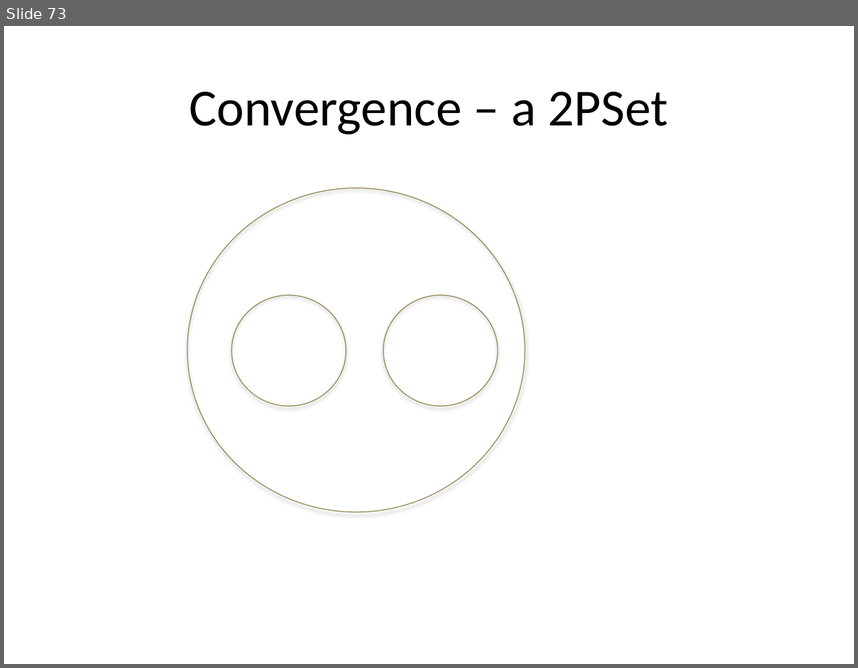
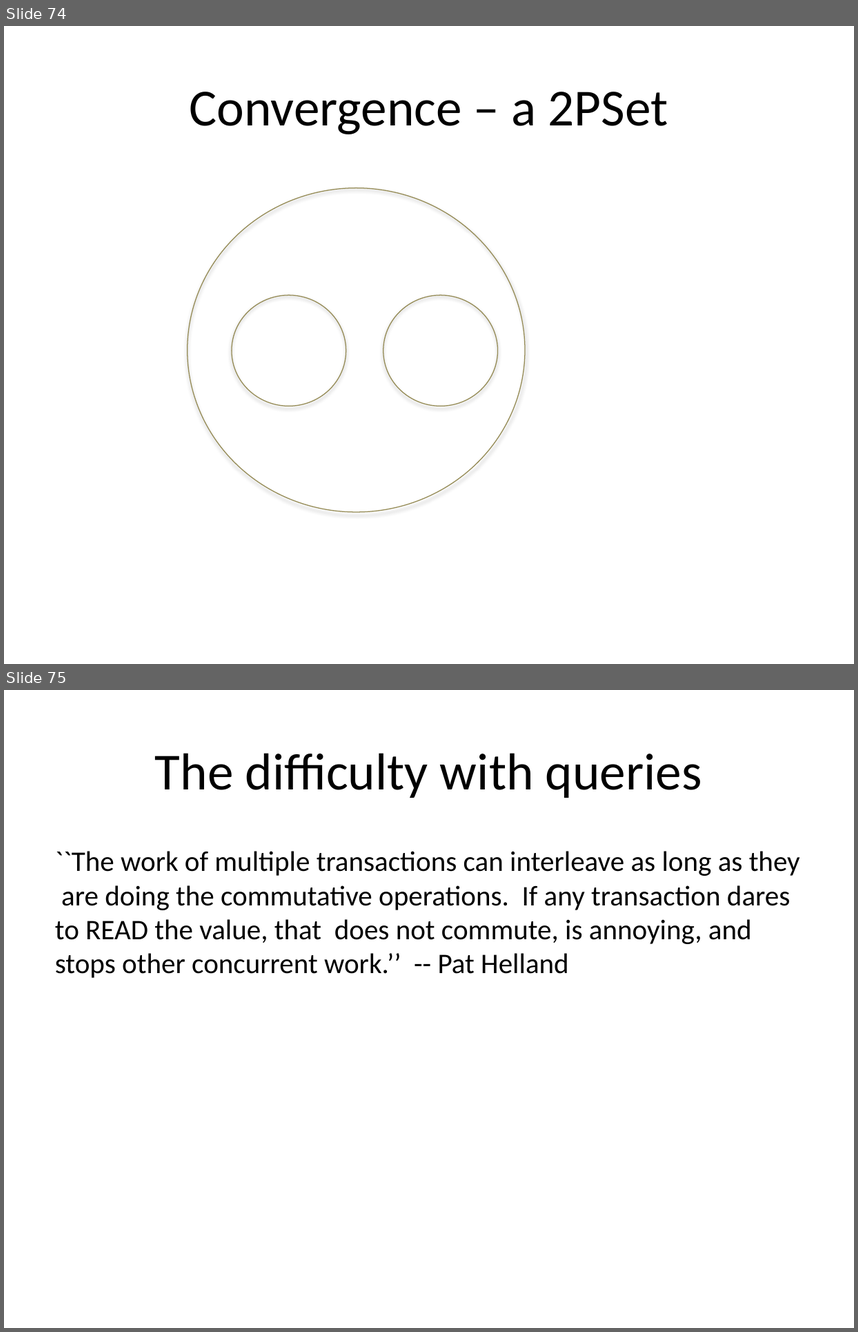
Before and after one commit to declarativitydotnet/declarativity, a slide deck: socc12-bloom-tutorial/slides/bloom-tutorial.pptx. Shown one above the other, each under a label of ours: slide 73 before the commit, slides 74 and 75 after it. The pictures are 858x668 and 858x1332 pixels, drawn with LibreOffice and Linux fonts; fonts in the diff are those of the drawing. Boxes give left, top, right and bottom in pixels: in the first picture for what was removed or moved away, otherwise in the second. Text is boxed around its words. In the diff, an @@ line names an element or a change of style, - is before the commit and + after.

```diff
--- a/socc12-bloom-tutorial/slides/bloom-tutorial.pptx
+++ b/socc12-bloom-tutorial/slides/bloom-tutorial.pptx
@@ slide 75 added at <box>4,690,854,1328</box>, background #FFFFFF @@
@@ title added at <box>155,753,702,798</box>, 44 pt, text #000000 @@
+The difficulty with queries
@@ text added at <box>55,851,800,978</box>, 24 pt, text #000000 @@
+``The work of multiple transactions can interleave as long as they are doing the commutative operations. If any transaction dares to READ the value, that does not commute, is annoying, and stops other concurrent work.’’ -- Pat Helland
@@ what was slide 73 is now slide 74 @@
```
Also in this commit, not shown: 1 slide changed, 1 other slide added.
